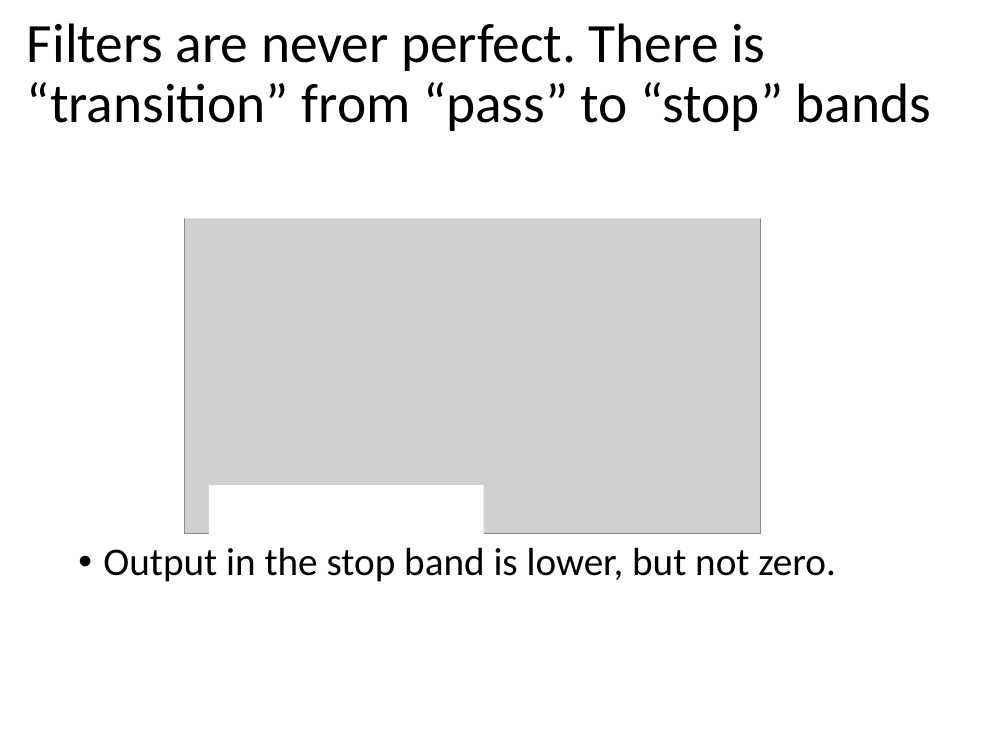
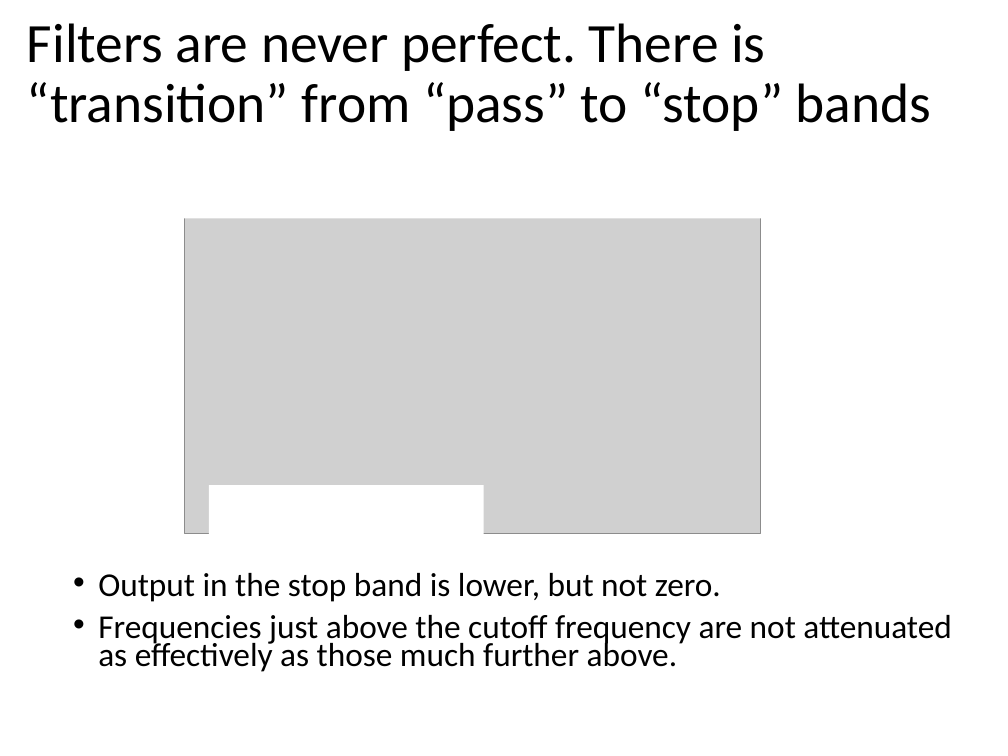
Before and after one commit to tomjhou/MathClassPythonCode, a slide deck: slide 27 of Class2/Lecture2 - Filtering.pptx (slide 20 before the commit). Drawn at 1008x756 pixels with LibreOffice and Linux fonts; fonts in the diff are those of the drawing; grey boxes stand for pictures. Boxes give left, top, right and bottom in pixels: in the first picture for what was removed or moved away, otherwise in the second. Text is boxed around its words. In the diff, an @@ line names an element or a change of style, - is before the commit and + after.

```diff
--- a/Class2/Lecture2 - Filtering.pptx
+++ b/Class2/Lecture2 - Filtering.pptx
@@ text "Output in the stop band ...": place and size @@
-text "Output in the stop band ..." at bbox=[103, 547, 836, 582]
+text "Output in the stop band ..." at bbox=[98, 573, 951, 672]
@@ text at bbox=[98, 573, 721, 602]: size 28 to 23.8 pt in "Output in the stop band is lower, ..."; line spacing 0.9 to 0.7 @@
@@ text at bbox=[98, 615, 951, 672]: paragraph added @@
+• Frequencies just above the cutoff frequency are not attenuated as effectively as those much further above.
```
Also in this commit, not shown: 8 other slides changed, 15 slides added, 2 slides removed, 2 other files.
